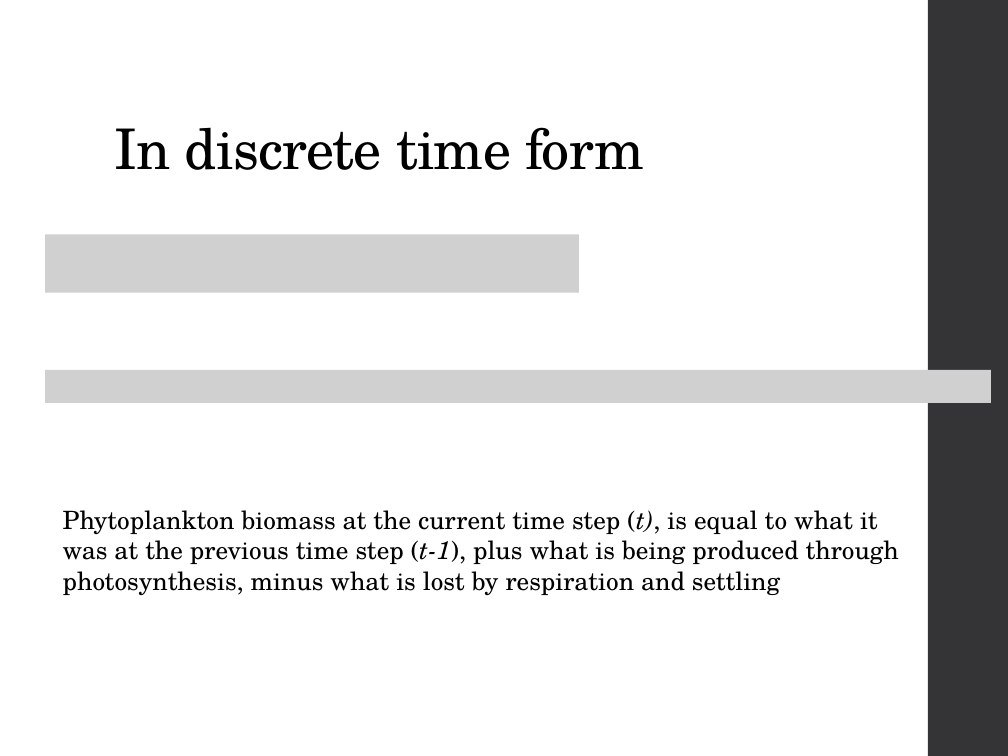
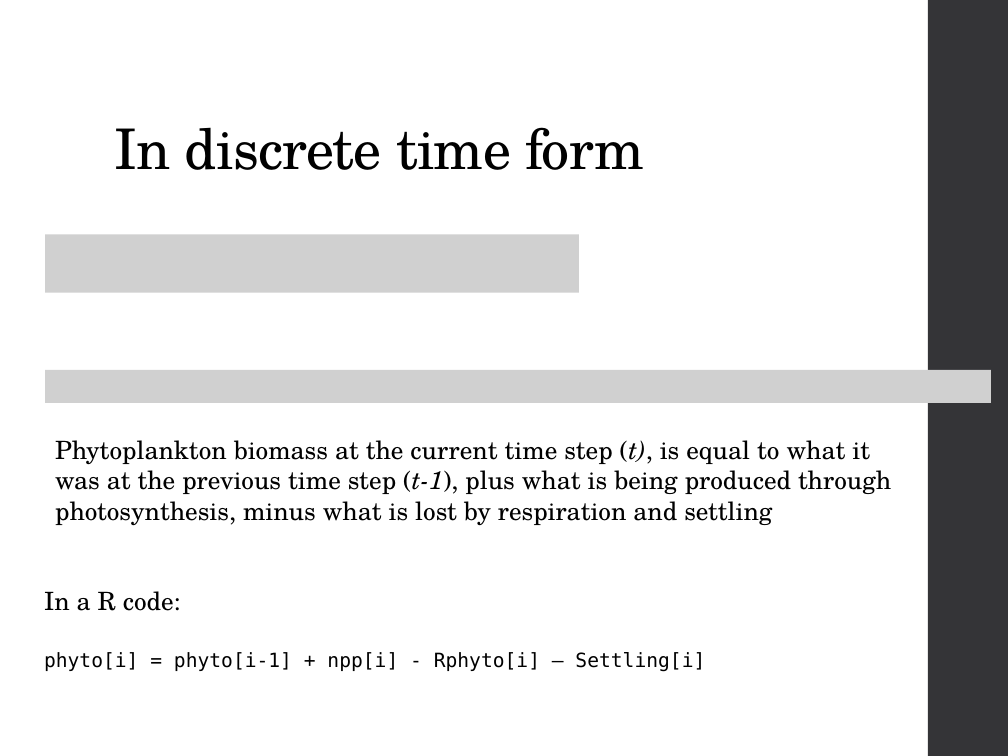
Before and after one commit to camilleminaudo/oxygen-model-demo, a slide deck: slide 19 of 20221222_Building a process-based model, from scratch.pptx. Drawn at 1008x756 pixels with LibreOffice and Linux fonts; fonts in the diff are those of the drawing; grey boxes stand for pictures. Boxes give left, top, right and bottom in pixels: in the first picture for what was removed or moved away, otherwise in the second. Text is boxed around its words. In the diff, an @@ line names an element or a change of style, - is before the commit and + after.

```diff
--- a/20221222_Building a process-based model, from scratch.pptx
+++ b/20221222_Building a process-based model, from scratch.pptx
@@ text "Phytoplankton biomass at the current ...": place and size @@
-text "Phytoplankton biomass at the current ..." at <box>63,510,899,595</box>
+text "Phytoplankton biomass at the current ..." at <box>55,440,891,526</box>
@@ text added at <box>44,591,181,611</box>, 18 pt, text #000000 @@
+In a R code:
@@ text added at <box>44,652,705,672</box>, 14 pt, text #000000 @@
+phyto[i] = phyto[i-1] + npp[i] - Rphyto[i] – Settling[i]
```
Also in this commit, not shown: 2 other slides changed, 5 slides added, 1 slide removed, 1 other file.
